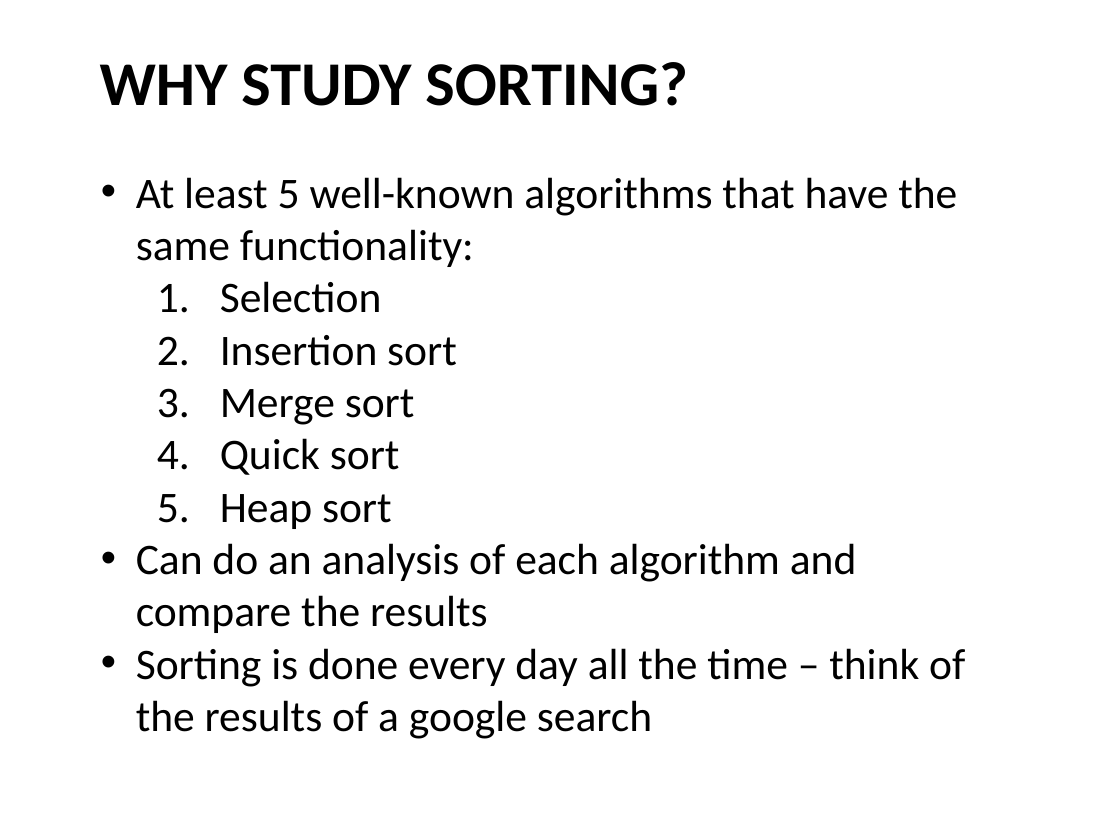
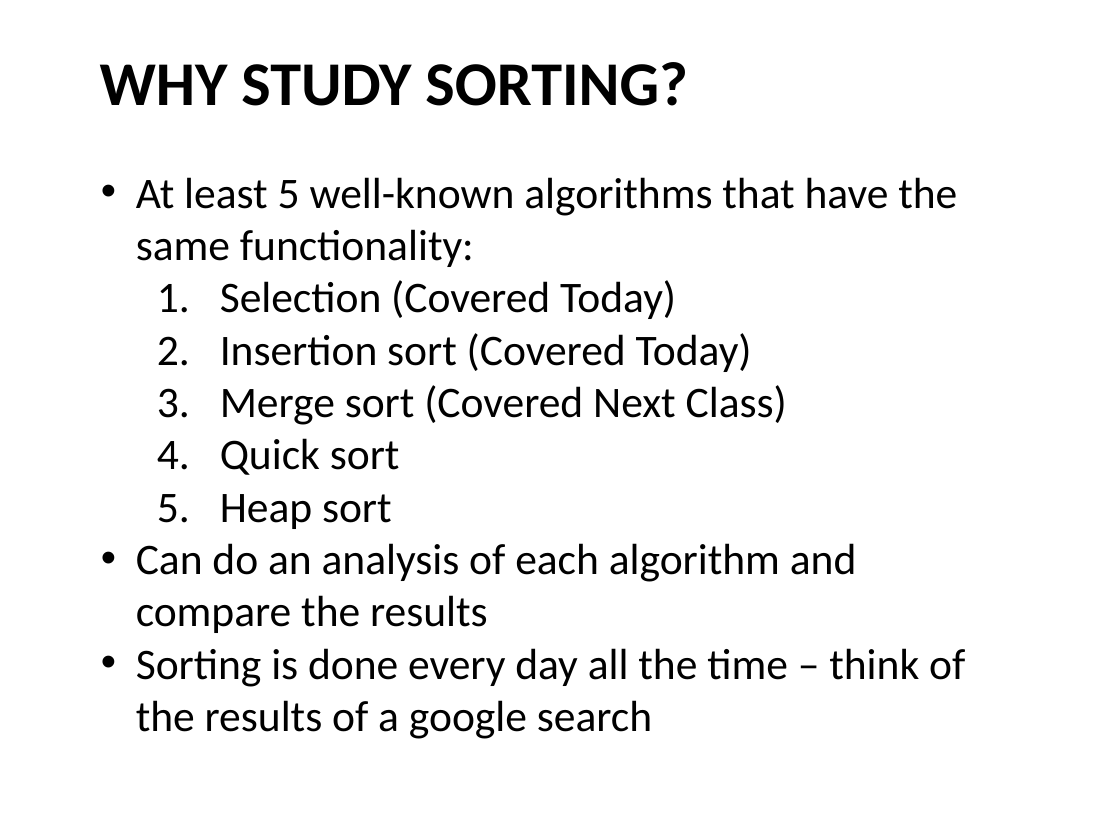
Before and after one commit to RHIT-CSSE/csse220, a slide deck: slide 4 of ClassMaterials/Sorting/Slides/Part1-SelectionSortAndAnalysis.pptx. Drawn at 1120x840 pixels with LibreOffice and Linux fonts; fonts in the diff are those of the drawing. Boxes give left, top, right and bottom in pixels: in the first picture for what was removed or moved away, otherwise in the second. Text is boxed around its words. In the diff, an @@ line names an element or a change of style, - is before the commit and + after.

Commit message:
updating slides for sorting day

```diff
--- a/ClassMaterials/Sorting/Slides/Part1-SelectionSortAndAnalysis.pptx
+++ b/ClassMaterials/Sorting/Slides/Part1-SelectionSortAndAnalysis.pptx
@@ text at [220, 280, 787, 425]: text changed @@
-  1. Selection
-  2. Insertion sort
-  3. Merge sort
+  1. Selection (Covered Today)
+  2. Insertion sort (Covered Today)
+  3. Merge sort (Covered Next Class)
```
Also in this commit, not shown: 1 other slide changed, 3 other files.
